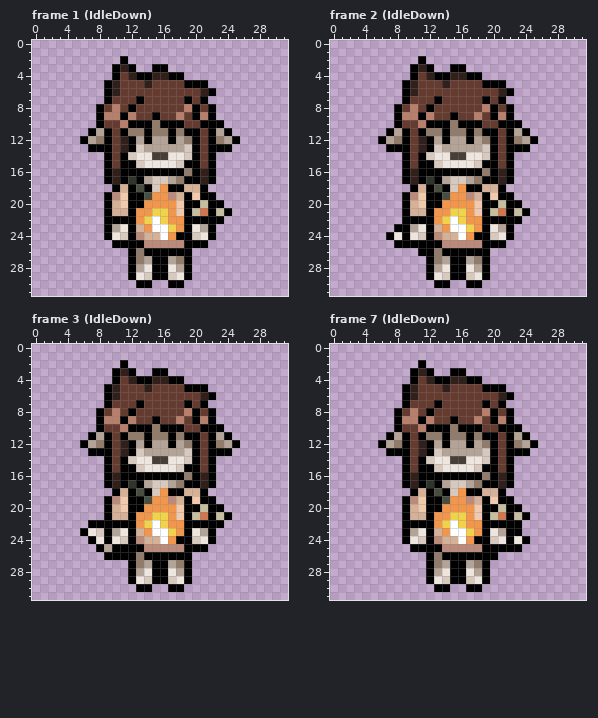
One commit to this pixel-art file: art/OV/Mira/Miraov.aseprite. Above, as it was before the edit.
32x32 pixels, 83 frames. Colours within 5 levels of each other are drawn and written as one. Shown: frame 1 (IdleDown), frame 2 (IdleDown), frame 3 (IdleDown), frame 7 (IdleDown). The commit also changed other frames, which this record leaves out.
After:
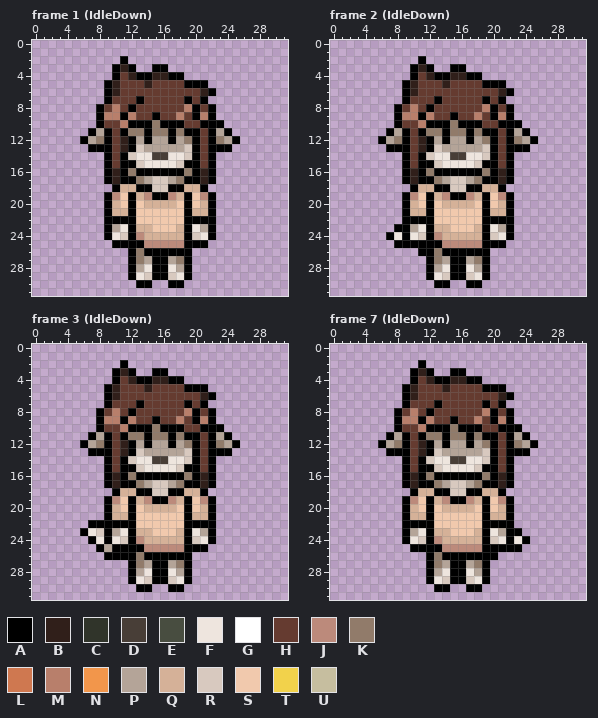
Palette (. is transparent): A #000000  B #301f1a  C #30342a  D #483e37  E #484d40  F #eee5de  G #ffffff  H #653b30  J #bc8a7b  K #917b6a  L #cf7850  M #b87f6b  N #f2964b  P #b4a498  Q #d5b198  R #d8c9bf  S #f1c9ad  T #f2d24b  U #c6be9f
Changes in this commit:
layer "Bag" now hidden
layer "Flame" now hidden
layer "Bandage" now hidden
--- frame 1 (IdleDown)
@@ x 10..26 @@
 15 HAARFFFFRAAHA....
-16 BAAAAAAAAKABA....
-17 BACAPRRPKAABA....
-18 AQAEARNAAQQA.....
-19 JSAAENNJQASAA....
-20 QSAANNNNSAAUAA...
-21 QQANNTTNSAULAUA..
-22 AAANTGTNNAAAAA...
-23 PFAQNGGTNAFPA....
-24 FRAJQQGNAARFA....
+16 BAKAAAAAAKABA....
+17 BAAKPRRPKAABA....
+18 AQQAARRAAQQA.....
+19 JSAQJAAJQASJA....
+20 QSASQQQQSASQA....
+21 QQASSSSSSAQQA....
+22 AAASSSSSSAAAA....
+23 PFAQQSSSQAFPA....
+24 FRAJQQQQQARFA....
 25 AAAAJJJJJAAA.....
--- frame 2 (IdleDown): the same change as frame 1 (IdleDown)
--- frame 3 (IdleDown): the same change as frame 1 (IdleDown)
--- frame 7 (IdleDown)
@@ x 10..26 @@
 15 HAARFFFFRAAHA....
-16 BAAAAAAAAKABA....
-17 BACAPRRPKAABA....
-18 AQAEARNAAQQA.....
-19 JSAAENNJQASAA....
-20 QSAANNNNSAAUAA...
-21 QQANNTTNSAULAUA..
-22 AAANTGTNNAAAAA...
-23 PFAQNGGTNAFPAA...
-24 FRAJQQGNAARFAFA..
+16 BAKAAAAAAKABA....
+17 BAAKPRRPKAABA....
+18 AQQAARRAAQQA.....
+19 JSAQJAAJQASJA....
+20 QSASQQQQSASQA....
+21 QQASSSSSSAQQA....
+22 AAASSSSSSAAAA....
+23 PFAQQSSSQAFPAA...
+24 FRAJQQQQQARFAFA..
 25 AAAAJJJJJAAAAA...
Where, in picture pixels (left, top, right, bottom), the same in both pictures:
changed: (128, 168, 232, 240)
changed: (426, 168, 530, 240)
changed: (128, 472, 232, 544)
changed: (426, 472, 530, 544)
